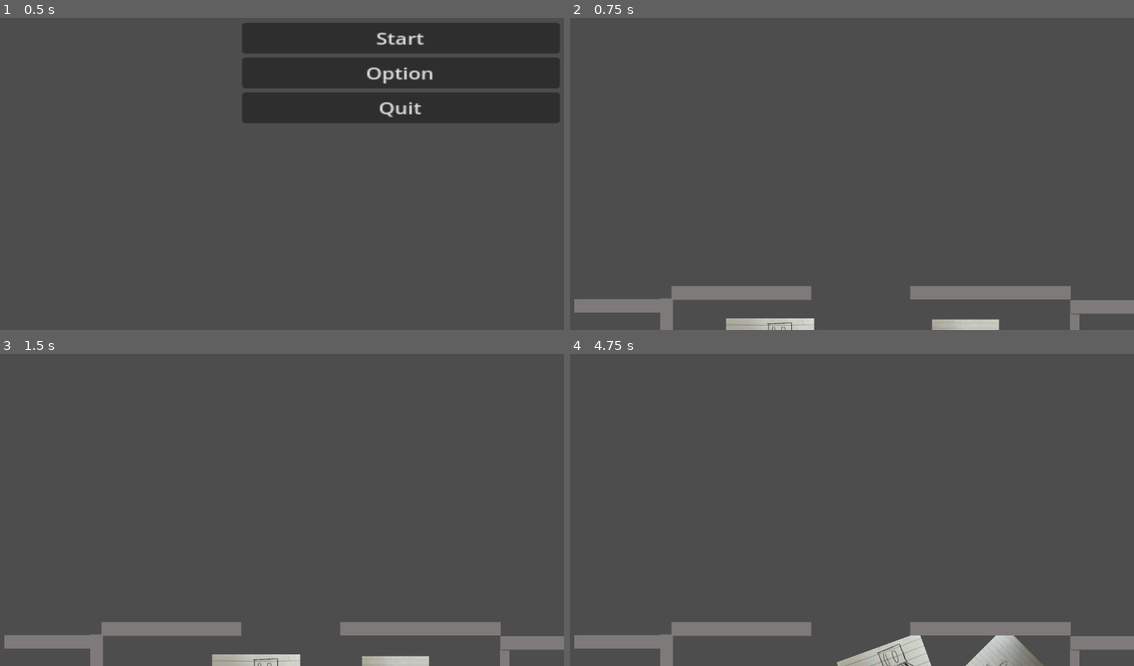
Above: before the commit, frames 1-4 (two rows, left to right).
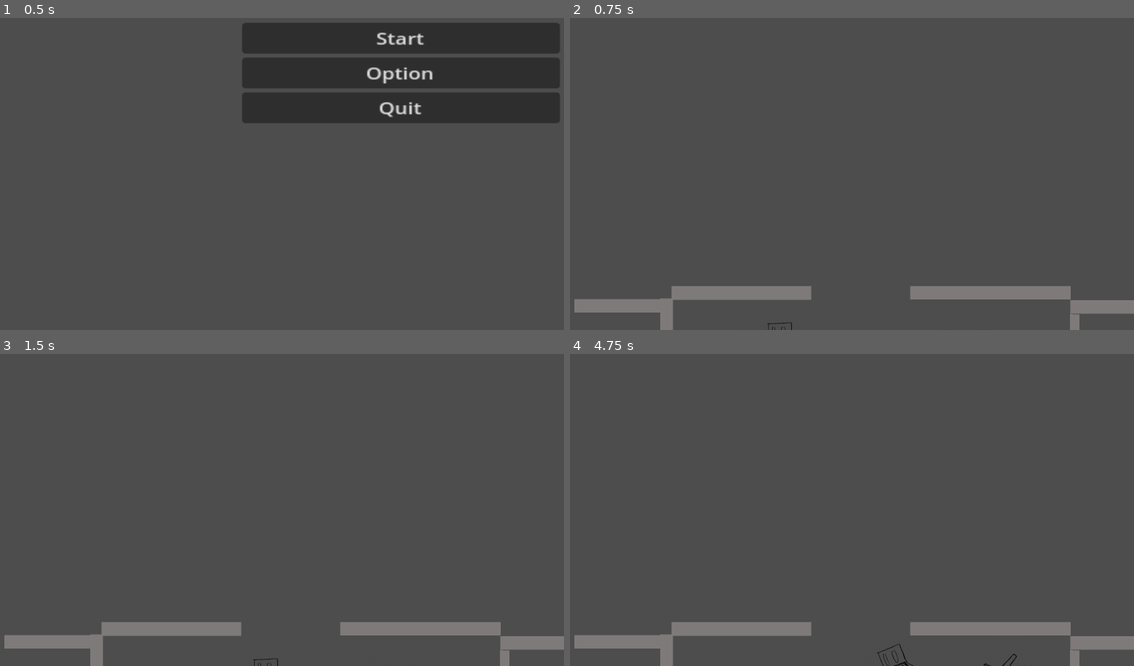
Above: after the commit, the same moments.

Repository: Thedabbit/Rpg-Project-2
Game: Godot game, scene res://Menu.tscn
The game is run twice, just before and just after one commit, with the same random seed, the same clock (stepped at 60 frames per second) and the same inputs.
Inputs:
- Up to frame 1 (0.5 s): no input
- Up to frame 2 (0.75 s): click "Start" at 0.5 s
- Up to frame 3 (1.5 s): tap Enter at 1.25 s; hold D (Right1) from 1.28 s (still down); tap , (Down2) at 1.35 s
- Up to frame 4 (4.75 s): tap Space at 2, 3.5 s; release D (Right1) at 2.03 s; hold S (Down1) 2.03-2.78 s; tap L (Left2) at 2.1 s; tap Enter at 2.75, 4.25 s; hold D (Right1) 2.78-3.53 s; tap ' (Right2) at 2.85 s; hold W (Up1) 3.53-4.28 s; tap Q (RotateL1) at 3.6 s; hold A (Left1) from 4.28 s (still down); hold O (RotateL2) from 4.28 s (still down)

Frame 1 is identical in both runs. In frame 2, 1.0% of the frame differs, in the area x 27-77%, y 96-100%; in frame 3, 1.0%; in frame 4, 1.8%, in the area x 47-84%, y 90-100%.

Commit message:
I made the sprites transparent instead of notebook

Diff:
--- a/main_level.tscn
+++ b/main_level.tscn
@@ -2,9 +2,9 @@
 
 [ext_resource type="Script" path="res://main_level.gd" id="1_xq160"]
 [ext_resource type="Script" path="res://CharacterBody2D.gd" id="2_f65lu"]
-[ext_resource type="Texture2D" uid="uid://cm45c0yqsey6m" path="res://image1.jpeg" id="3_mmaeq"]
 [ext_resource type="Script" path="res://CharacterBody2D2.gd" id="3_ovpcs"]
-[ext_resource type="Texture2D" uid="uid://coi0v17xgs0l4" path="res://image4.jpeg" id="5_bnfjl"]
+[ext_resource type="Texture2D" uid="uid://cygqrkdslgcbt" path="res://image1-removebg-preview.png" id="3_xeddc"]
+[ext_resource type="Texture2D" uid="uid://ckv4f1esnmmx1" path="res://image0-removebg-preview.png" id="5_q2kw6"]
 
 [sub_resource type="RectangleShape2D" id="RectangleShape2D_80iri"]
 size = Vector2(307, 283)
@@ -50,7 +50,8 @@
 script = ExtResource("2_f65lu")
 
 [node name="Icon" type="Sprite2D" parent="Player 1"]
-texture = ExtResource("3_mmaeq")
+modulate = Color(0, 0, 0, 1)
+texture = ExtResource("3_xeddc")
 
 [node name="CollisionShape2D" type="CollisionShape2D" parent="Player 1"]
 position = Vector2(-1.5, -15.5)
@@ -61,11 +62,13 @@
 script = ExtResource("3_ovpcs")
 
 [node name="Icon" type="Sprite2D" parent="Player 2"]
-rotation = 1.5708
-texture = ExtResource("5_bnfjl")
+modulate = Color(0, 0, 0, 1)
+rotation = -0.011192
+texture = ExtResource("5_q2kw6")
 
 [node name="CollisionShape2D" type="CollisionShape2D" parent="Player 2"]
 position = Vector2(1, -19)
+rotation = 0.000714619
 shape = SubResource("RectangleShape2D_8ciku")
 
 [node name="StaticBody2D" type="StaticBody2D" parent="."]
Binary file added: image0-removebg-preview.png
Not shown, added: image0-removebg-preview.png.import
Binary file added: image1-removebg-preview.png
Not shown, added: image1-removebg-preview.png.import
